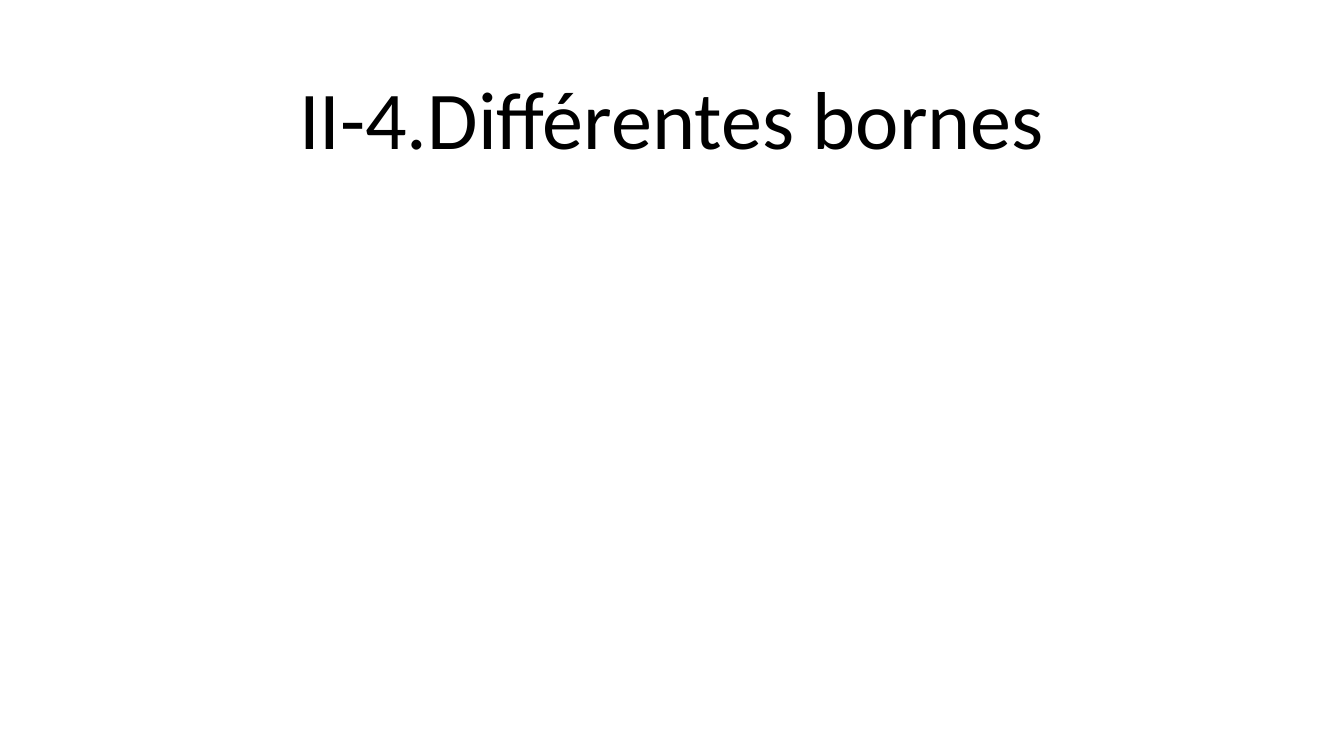
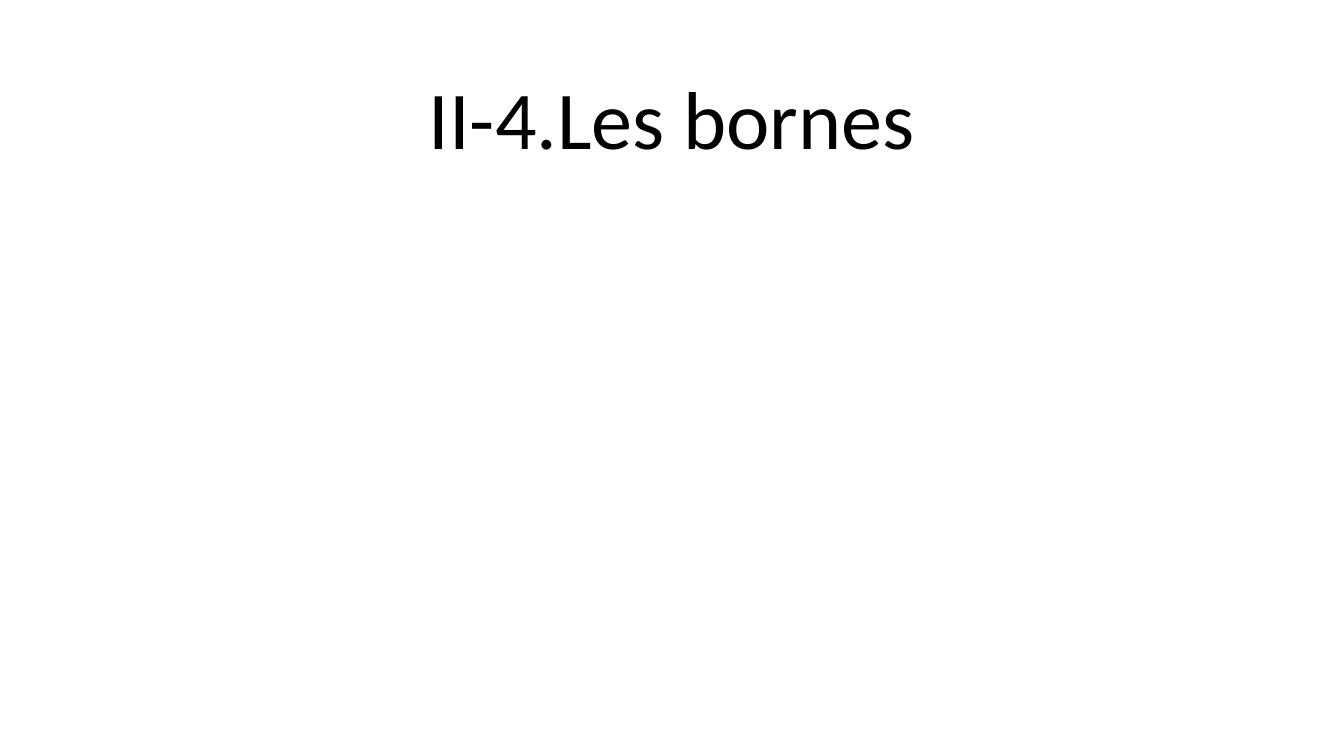
Before and after one commit to doriancoste/conflicts_resolution, a slide deck: slide 13 of presentation.pptx. Drawn at 1344x756 pixels with LibreOffice and Linux fonts; fonts in the diff are those of the drawing; grey boxes stand for pictures; background and template pictures are left out. Boxes give left, top, right and bottom in pixels: in the first picture for what was removed or moved away, otherwise in the second. Text is boxed around its words. In the diff, an @@ line names an element or a change of style, - is before the commit and + after.

```diff
--- a/presentation.pptx
+++ b/presentation.pptx
@@ title at (429, 92, 914, 150): text changed @@
-II-4.Différentes bornes
+II-4.Les bornes
```
Also in this commit, not shown: 5 other slides changed.
